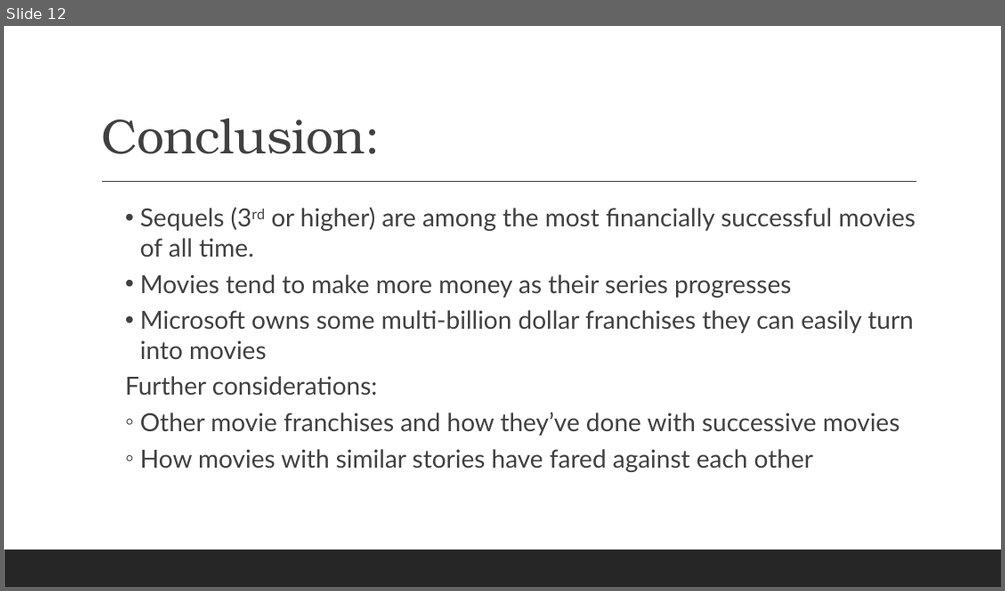
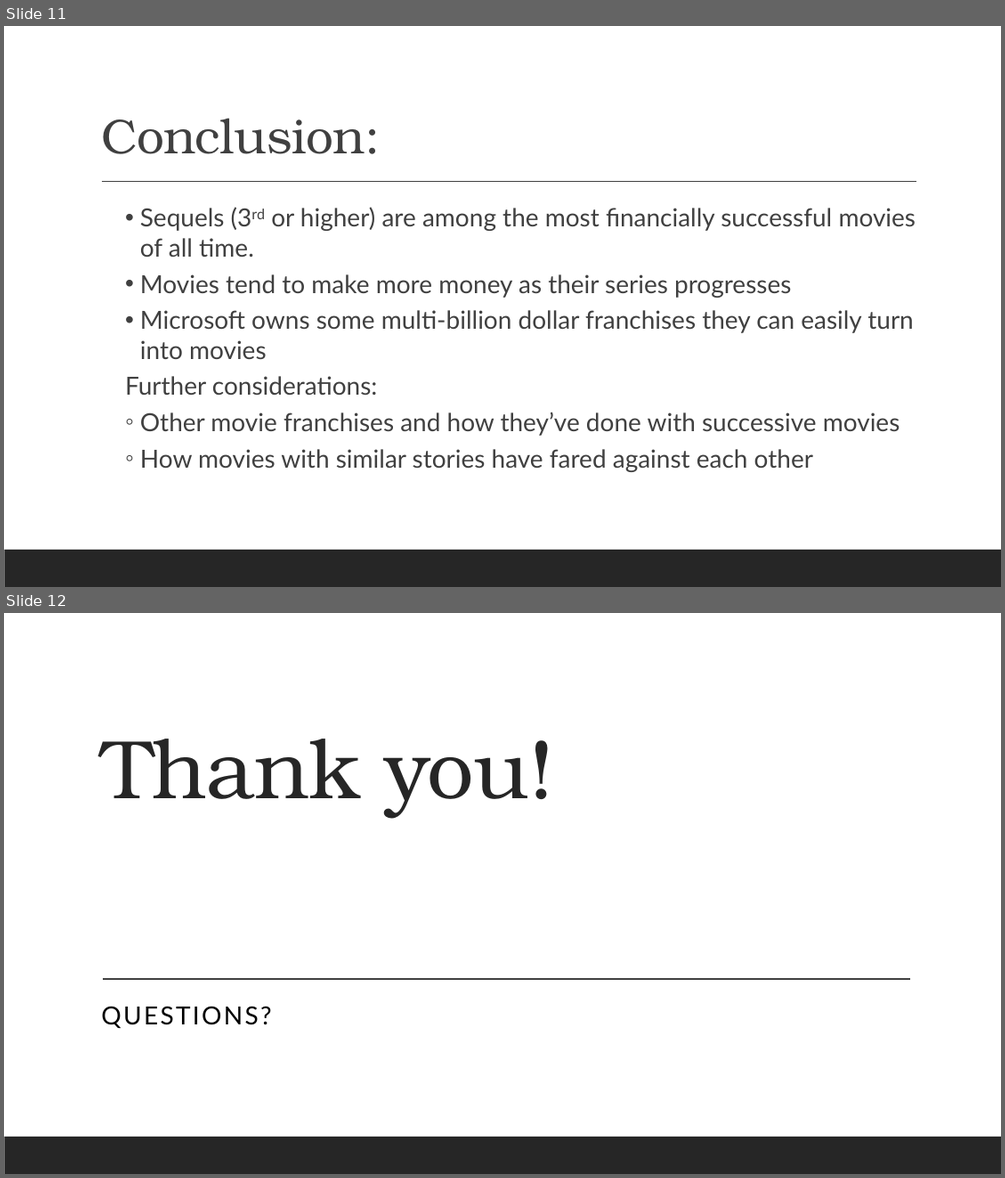
Before and after one commit to djournic/Movie_data_analysis_1, a slide deck: Microsoft Movie Analysis.pptx. Shown one above the other, each under a label of ours: slide 12 before the commit, slides 11 and 12 after it. The pictures are 1005x591 and 1005x1178 pixels, drawn with LibreOffice and Linux fonts; fonts in the diff are those of the drawing. Boxes give left, top, right and bottom in pixels: in the first picture for what was removed or moved away, otherwise in the second. Text is boxed around its words. In the diff, an @@ line names an element or a change of style, - is before the commit and + after.

```diff
--- a/Microsoft Movie Analysis.pptx
+++ b/Microsoft Movie Analysis.pptx
@@ slide 12 added at bbox=[4, 613, 1001, 1174], background #FFFFFF; not listed: 1 template element that a slide beside it also shows @@
@@ title added at bbox=[101, 738, 555, 818], 80 pt, text #262626 @@
+Thank you!
@@ line added from (103, 979) to (910, 979), #404040 1 pt @@
@@ subtitle added at bbox=[101, 1005, 271, 1028], 24 pt, text #000000 @@
+QUESTIONS?
@@ what was slide 12 is now slide 11 @@
```
Also in this commit, not shown: 6 slides changed, 1 slide removed, 1 other file.
